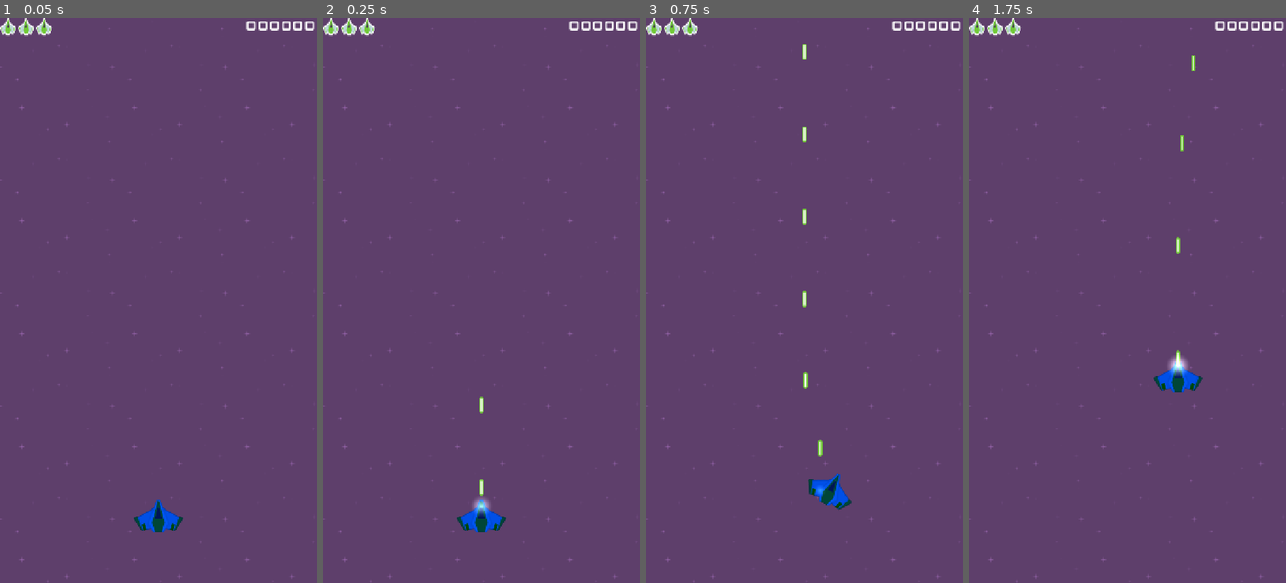
Above: before the commit, frames 1-4 (left to right).
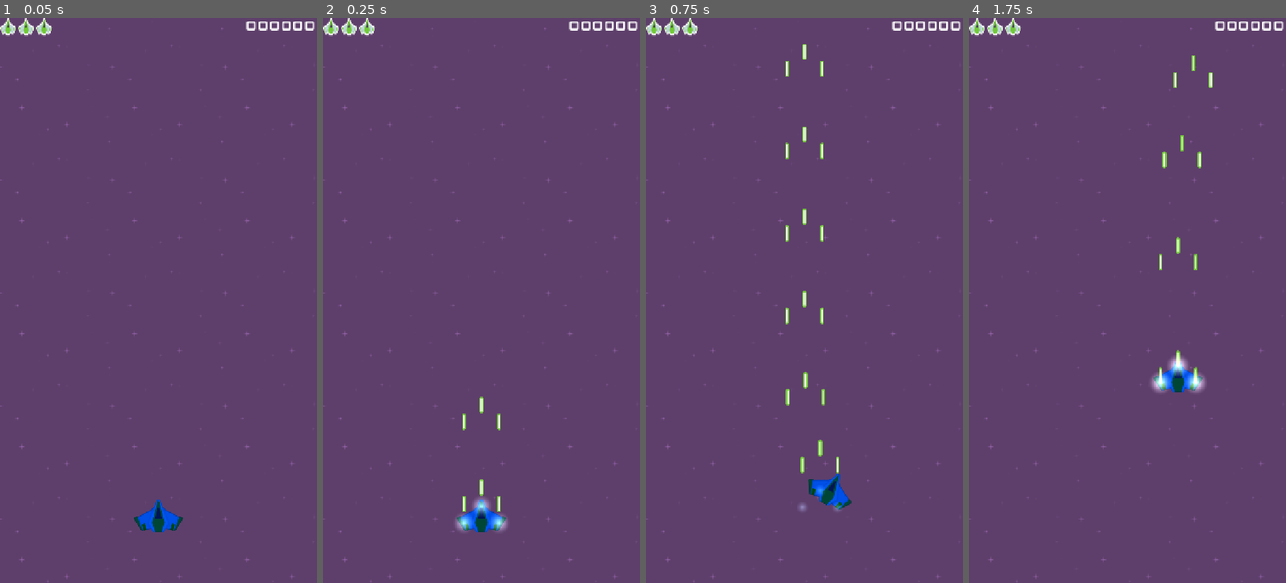
Above: after the commit, the same moments.

Repository: sf-cuestas/TD1_godot
Game: Godot game, scene res://Scenes/main.tscn
The game is run twice, just before and just after one commit, with the same random seed, the same clock (stepped at 60 frames per second) and the same inputs.
Inputs (mouse positions are in pixels of both pictures, inside the frame that each line leads up to):
- Up to frame 1 (0.05 s): no input
- Up to frame 2 (0.25 s): no input
- Up to frame 3 (0.75 s): move the mouse to (874, 272) at 0.52 s; press the mouse at (874, 272) at 0.53 s; hold Right (move_right) from 0.53 s (still down)
- Up to frame 4 (1.75 s): move the mouse to (1064, 328) at 1.27 s; release Right (move_right) at 1.28 s; release the mouse at (1064, 328) at 1.28 s; hold Down (move_down) from 1.28 s (still down); click (1064, 328) at 1.35 s

Frame 1 is identical in both runs. In frame 2, 0.4% of the frame differs, in the area x 41-59%, y 70-91%; in frame 3, 0.4%; in frame 4, 0.6%, in the area x 57-77%, y 9-67%.

Commit message:
change laser

Diff:
--- a/Scenes/player.tscn
+++ b/Scenes/player.tscn
@@ -15,6 +15,14 @@
 position = Vector2(0, -38)
 time_between_shots = 0.1
 
+[node name="weapon2" parent="." unique_id=2052440471 instance=ExtResource("2_6t5aa")]
+position = Vector2(-40, 0)
+time_between_shots = 0.1
+
+[node name="weapon2" parent="weapon2" unique_id=401037125 instance=ExtResource("2_6t5aa")]
+position = Vector2(80, 0)
+time_between_shots = 0.1
+
 [node name="Sprite2D" type="Sprite2D" parent="." unique_id=2086537617]
 modulate = Color(0, 0.34901962, 1, 1)
 texture = ExtResource("1_v0iea")
